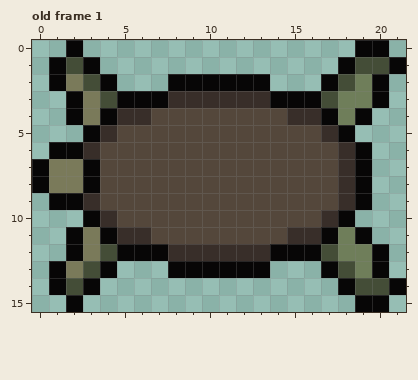
Edited in one commit: pixel-art file (assets/obstacles/turtle/turtle.aseprite). That is the earlier state.
22x16 pixels, 1 frame. Shown: old frame 1. The commit also changed other frames, which this record leaves out.
After the commit:
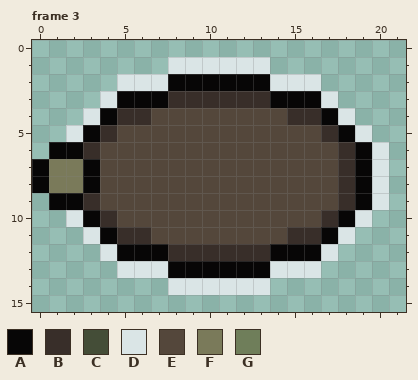
Palette (. is transparent): A #070606  B #382e29  C #444d37  D #dae5e6  E #54473b  F #7a7a5a  G #6f7e5a
A new or re-ordered frame is compared with the old frame closest to it.
Difference:
frames 1 -> 4
Changed rows in their new state; - is an unchanged pixel.
Frame 3 is new; against old frame 1:
first column x 1:
 0 -.----------------..-
 1 ...----DDDDDD----....
 2 ....DDD------DDD....-
 3 -..D------------D...-
 4 -.D--------------D.--
 5 -D----------------D--
 6 -------------------D-
 7 -------------------D-
 8 -------------------D-
 9 -------------------D-
10 -D----------------D--
11 -.D--------------D.--
12 -..D------------D...-
13 ....DDD------DDD....-
14 ...----DDDDDD----....
15 -.----------------..-
